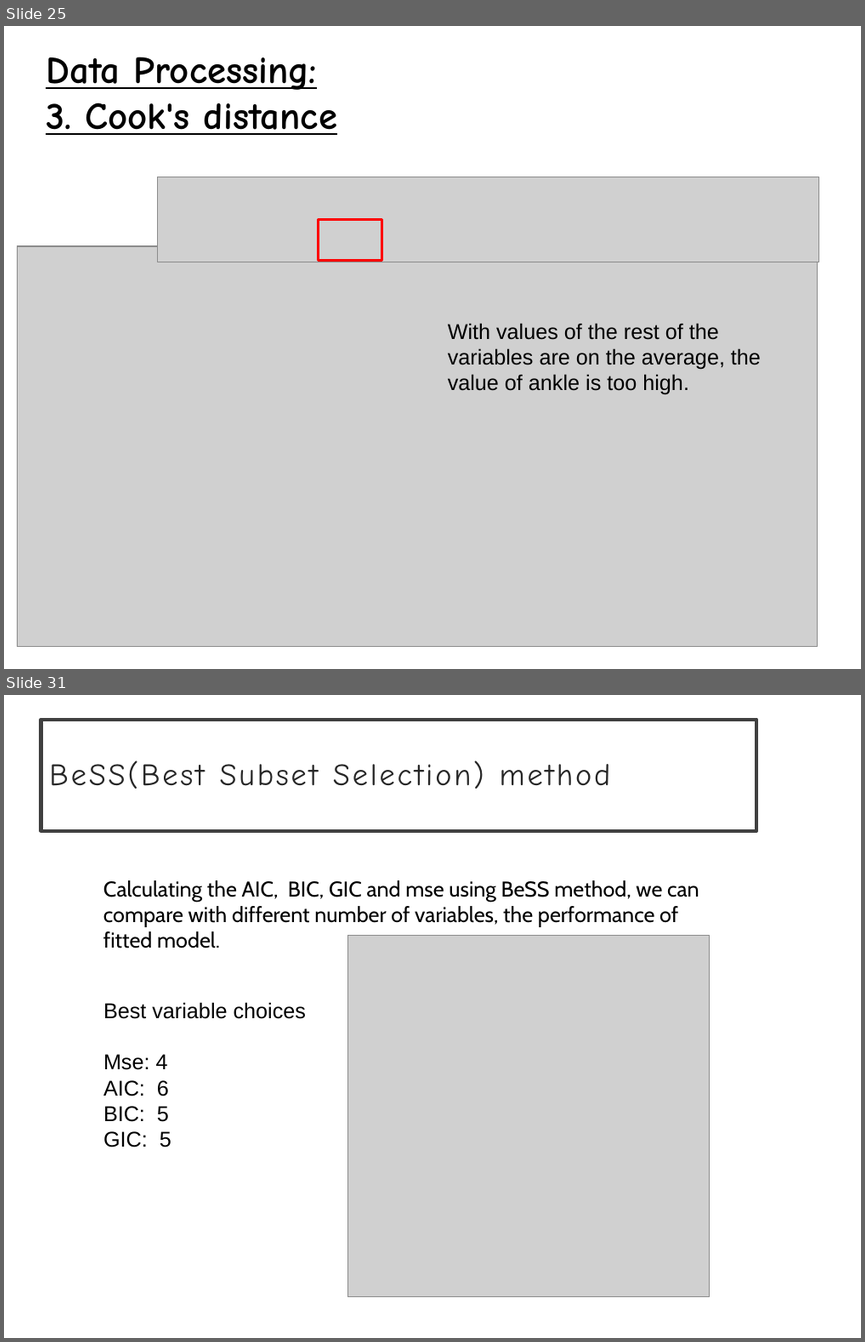
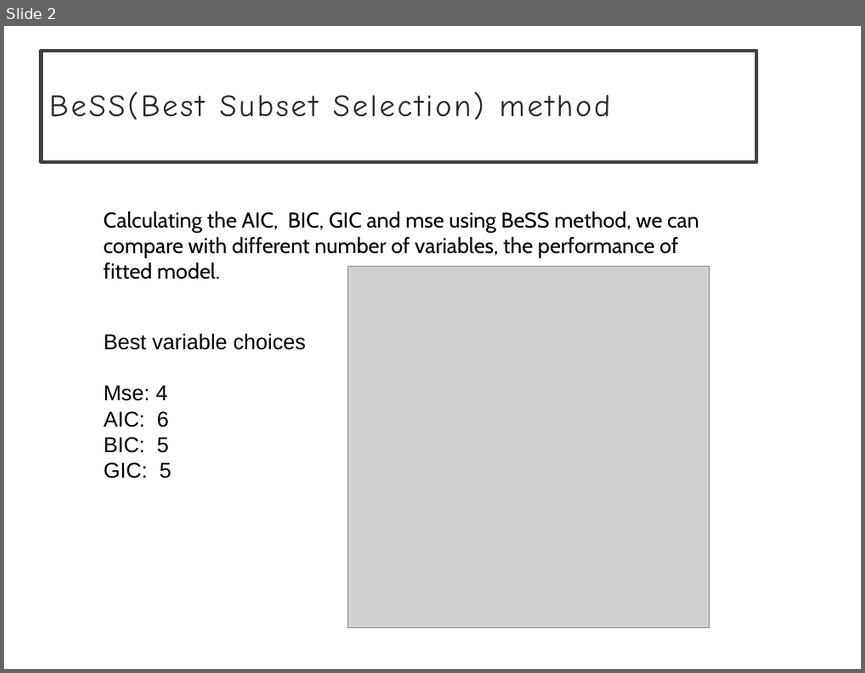
Before and after one commit to MjolnirT/UW-STAT628-M2, a slide deck: slide - Hao.pptx. Shown one above the other, each under a label of ours: slides 25 and 31 before the commit, slide 2 after it; the slides between them are not shown. The pictures are 865x1342 and 865x673 pixels, drawn with LibreOffice and Linux fonts; fonts in the diff are those of the drawing; grey boxes stand for pictures. Boxes give left, top, right and bottom in pixels: in the first picture for what was removed or moved away, otherwise in the second. Text is boxed around its words. In the diff, an @@ line names an element or a change of style, - is before the commit and + after.

```diff
--- a/slide - Hao.pptx
+++ b/slide - Hao.pptx
@@ slide 25 removed at (4, 26, 861, 669), background #FFFFFF @@
@@ text removed at (46, 57, 337, 135) @@
-Data Processing:
-3. Cook's distance
@@ picture removed at (158, 176, 819, 261) @@
@@ rectangle removed at (318, 220, 382, 260) @@
@@ picture removed at (18, 246, 817, 646) @@
@@ text removed at (448, 323, 760, 395) @@
-With values of the rest of the variables are on the average, the value of ankle is too high.
@@ what was slide 31 is now slide 2 @@
```
Also in this commit, not shown: 1 slide changed, 1 slide added, 28 other slides removed.
